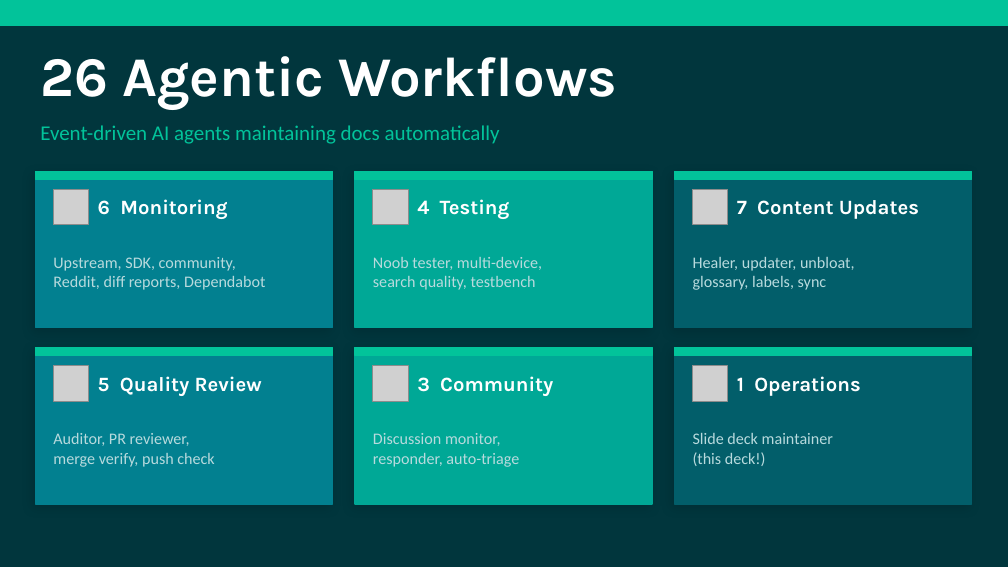
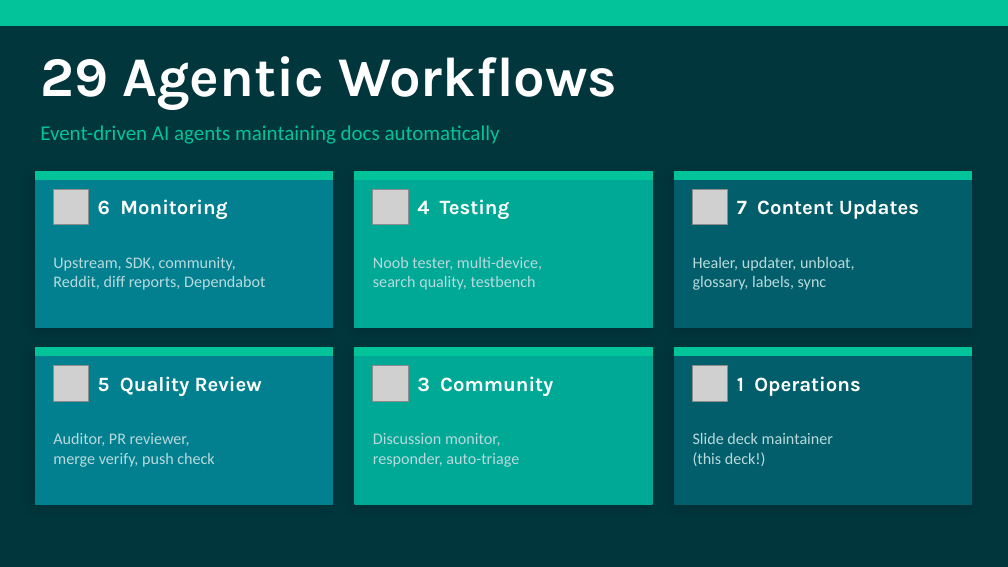
Before and after one commit to nicholasdbrady/foundry-docs, a slide deck: slide 5 of slides/foundry-docs-overview.pptx. Drawn at 1008x567 pixels with LibreOffice and Linux fonts; fonts in the diff are those of the drawing; grey boxes stand for pictures. Boxes give left, top, right and bottom in pixels: in the first picture for what was removed or moved away, otherwise in the second. Text is boxed around its words. In the diff, an @@ line names an element or a change of style, - is before the commit and + after.

```diff
--- a/slides/foundry-docs-overview.pptx
+++ b/slides/foundry-docs-overview.pptx
@@ text at bbox=[40, 56, 618, 110]: text changed @@
-26 Agentic Workflows
+29 Agentic Workflows
```
Also in this commit, not shown: 7 other slides changed, 3 slides added, 1 other file.
